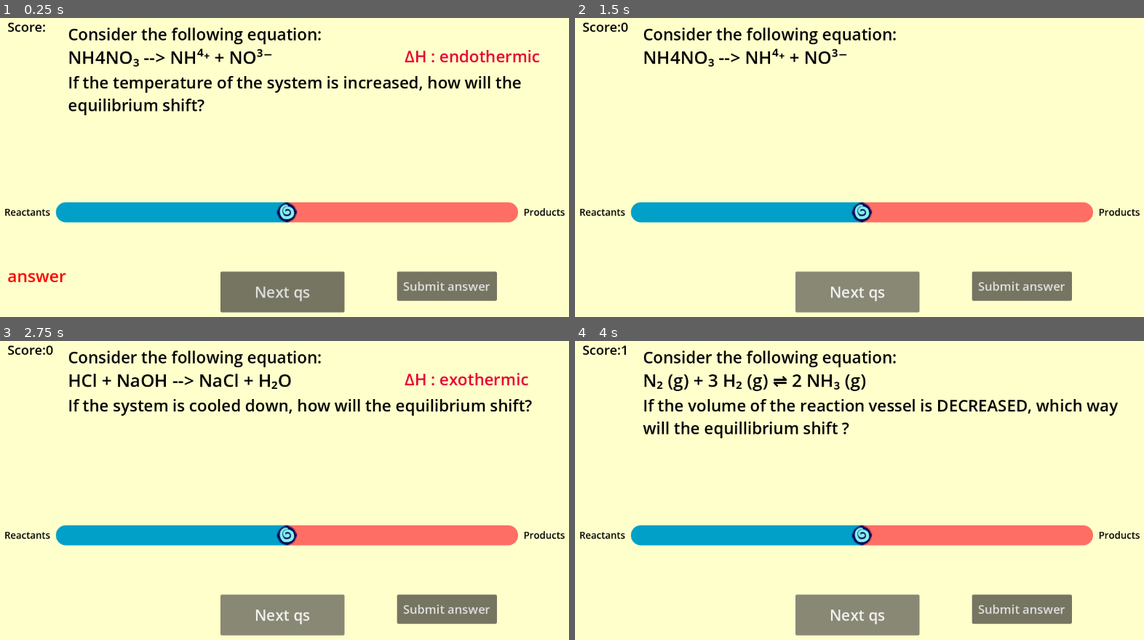
Above: before the commit, frames 1-4 (two rows, left to right).
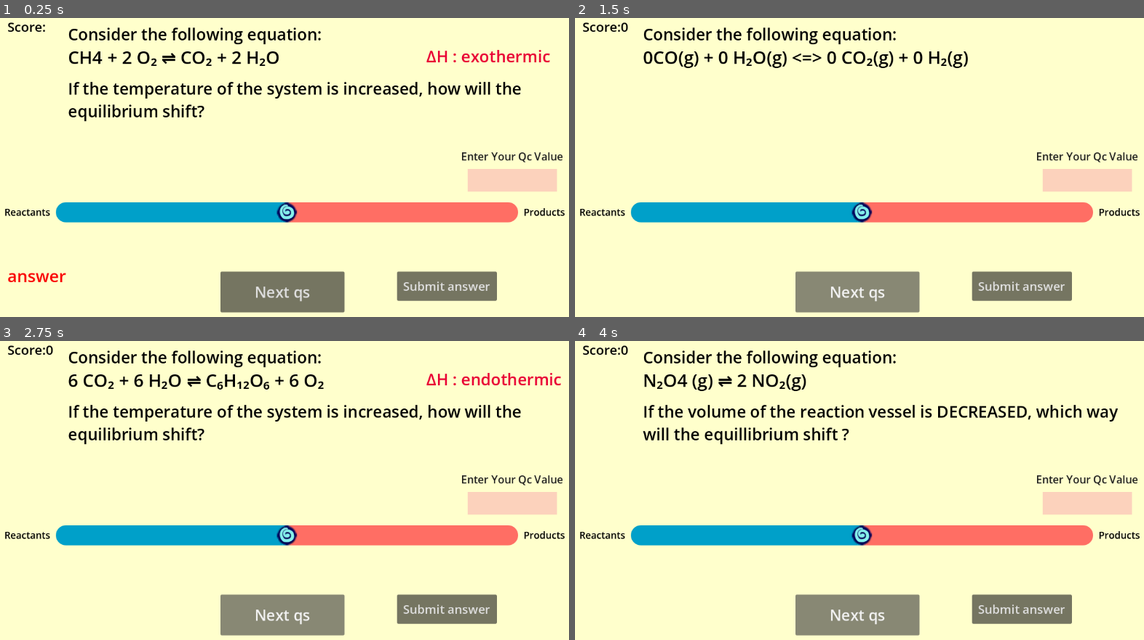
Above: after the commit, the same moments.

Repository: iisalut/Le-Chateliers-Principles-game
Game: Godot game, scene res://quiz.tscn
The game is run twice, just before and just after one commit, with the same random seed, the same clock (stepped at 60 frames per second) and the same inputs. The project has no main scene, so this scene is started directly.
Inputs:
- Up to frame 1 (0.25 s): no input
- Up to frame 2 (1.5 s): click "Submit answer" at 0.5 s; click "Next qs" at 1.25 s
- Up to frame 3 (2.75 s): click "Next qs" at 2 s
- Up to frame 4 (4 s): click "Submit answer" at 2.75 s; click "Next qs" at 3.5 s

The runs differ from the first frame. In frame 1, 5.8% of the frame differs, in the area x 12-99%, y 10-59%; in frame 2, 2.8%; in frame 3, 6.0%; in frame 4, 5.7%.
Error after the commit: Invalid access to property or key 'conc_num3' on a base object of type 'Node (qs_data.gd)'. (res://game_manager.gd:164)

Commit message:
added concentration problem + debugging display problem

Diff:
--- a/actual-le-chateliers/game_manager.gd
+++ b/actual-le-chateliers/game_manager.gd
@@ -9,6 +9,24 @@
 @onready var answer_label: RichTextLabel = $answer_label
 @onready var score_label: RichTextLabel = $"static stuff/score_label"
 @onready var question_description: RichTextLabel = $question_description
+@onready var line_edit: LineEdit = $LineEdit
+
+#--- conc dict-------
+var conc_num1=0
+var conc_num2=0
+var conc_num3=0
+var conc_num4=0
+
+var conc_qs_dict={
+		0: {str(conc_num1)+" N₂(g) + "+ str(conc_num2)+ " 3 H₂(g) <=> "+str(conc_num3)+ " 2 NH₃ (g)": 275.0},
+		1:{str(conc_num1)+" CH₃ COOH(aq) + "+str(conc_num2)+" C₂H5OH(aq) <=> "+str(conc_num3)+" CH₃ COOC₂H5(aq) + "+str(conc_num4)+" H₂O(l)": 4.0},
+		2:{str(conc_num1)+" N₂O4(g) <=> "+str(conc_num2)+" 2 NO₂(g)": 0.0046},
+		3:{str(conc_num1)+"H₂(g) + "+str(conc_num2)+" I₂(g) <=> "+str(conc_num3)+" 2 HI(g)":54.0},
+		4:{str(conc_num1)+" 2 SO₂(g) + "+str(conc_num2)+" O₂(g) <=> "+str(conc_num3)+" 2 SO₃(g)":4.3 }, # FIX 3: Added pow(conc_num1, 2) to match 2 SO₂
+		5:{str(conc_num1)+" PCl5(g) <=> "+str(conc_num2)+" PCl3(g) + "+str(conc_num3)+" Cl₂(g)": 0.042},
+		6:{str(conc_num1)+"CO(g) + "+str(conc_num2)+" H₂O(g) <=> "+str(conc_num3)+" CO₂(g) + "+str(conc_num4)+" H₂(g)":1.0}
+	}
+#--------------------------
 
 var score=0 # rn bug if player click submit button will inc :( fix later
 var qs_type=1 # first qs always temp BUT keeps track of which qs type (temp,vol,conc)
@@ -23,12 +41,13 @@
 func choose_temp_qs():  # HELPER chooses a temp qs from the temp dict
 	# already starts from the a random value and then
 	#goes into the actual rxn : enthalpy -> dict always loops through keys
-
+	random_select_temp= randi_range(0,5)
 	var inner_dict=QsData.temp_qs_dict[random_select_temp]
 	for rxn in inner_dict :
 
 		curr_qs= rxn
 		curr_enthalpy=inner_dict[rxn]
+	print("choosing new temp qs")
 
 func check_temp_ans(value: float) -> void: # HELPER checks temp answers
 	if(heat_added):
@@ -54,8 +73,8 @@
 			answer_label.text="correct !"
 			score+=1
 	score_label.text= "Score:"+str(score)
+	print("just checked answer and updated score")
 func display_temp(): # Displays temp labels
-	random_select_temp= randi_range(0,5)
 
 	choose_temp_qs() # uses helper
 	validate_qs(curr_qs,qs_type)
@@ -67,6 +86,8 @@
 	else:
 		question_description.text="If the system is cooled down, how will the equilibrium shift?"
 
+	print(" description added for temp  qs")
+
 
 #--------------------
 
@@ -78,10 +99,12 @@
 
 
 func choose_vol_qs():
+	random_select_vol= randi_range(0,6)
 	var inner_dict= QsData.vol_qs_dict[random_select_vol]
 	for rxn in inner_dict:
 		curr_qs=rxn
 		curr_max_vol_moles= inner_dict[rxn]
+	print("choosing new vol qs")
 
 func check_vol_ans(value: float) -> void:
 	if(vol_inc):
@@ -103,19 +126,91 @@
 		else:
 			answer_label.text="Wrong :("
 	score_label.text= "Score:"+str(score)
+	print("just checked answers and updated score")
 
 func display_vol():
-	vol_inc= 0.5<randf()
-	random_select_vol= randi_range(0,6)
 	choose_vol_qs()
 	validate_qs(curr_qs,qs_type)
 	question_label.text=curr_qs
+	vol_inc= 0.5<randf()
 	if (vol_inc==true):
 		question_description.text="If the volume of the reaction vessel is INCREASED, which way will the equillibrium shift ?"
 	else:
 		question_description.text="If the volume of the reaction vessel is DECREASED, which way will the equillibrium shift ?"
-
-#-------------------------------------------------------------------------------------
+		print(" description added for vol  qs")
+#-------------------------------------------------------------------------------
+
+#---conc variables and functions-----
+var random_select_conc=randi_range(0,6)
+var curr_Kc=""
+var corr_Qc=0
+
+var can_conc_activate= true
+func correct_Qc_calculation(): # need to update this for every added conc qs
+	match random_select_conc:
+		0:
+			corr_Qc = (pow(conc_num3, 2) / (conc_num1 * pow(conc_num2, 3)))
+		1:
+			corr_Qc = ((conc_num3 * conc_num4) / (conc_num1 * conc_num2))
+		2:
+			corr_Qc = (pow(conc_num2, 2) / conc_num1)
+		3:
+			corr_Qc = (pow(conc_num3, 2) / (conc_num1 * conc_num2))
+		4:
+			corr_Qc = (pow(conc_num3, 2) / (pow(conc_num1, 2) * conc_num2))
+		5:
+			corr_Qc = ((conc_num3 * conc_num2) / conc_num1)
+		6:
+			corr_Qc = ((QsData.conc_num3 * QsData.conc_num4) / (QsData.conc_num1 * QsData.conc_num2))
+
+func choose_conc_qs():
+	random_select_conc=randi_range(0,6)
+	conc_num1=snapped(randf_range(0.10,10.0),0.001)
+	conc_num2=snapped(randf_range(0.10,10.0),0.001)
+	conc_num3=snapped(randf_range(0.10,10.0),0.001)
+	conc_num4=snapped(randf_range(0.10,10.0),0.001)
+	var inner_dict=conc_qs_dict[random_select_conc]
+	for rxn in inner_dict:
+		curr_qs=rxn
+		curr_Kc= inner_dict[rxn]
+	correct_Qc_calculation()
+	print("choosing new conc qs")
+	print(" num1: "+str(conc_num1)+" num2: "+str(conc_num2)+" num3: "+str(conc_num3)+" num4: "+str(conc_num4))
+	print("current Kc "+str(curr_Kc))
+	print("correct Qc answer will be "+str(snapped(corr_Qc,0.001)))
+
+func check_conc_ans( user_Qc: String,value: float):
+	var float_Qc=snapped(float(user_Qc),0.001)
+	if(corr_Qc>curr_Kc):
+		print("right now"+str(corr_Qc)+" > "+str(curr_Kc))
+		if((corr_Qc==float_Qc) and (value<0)):
+			answer_label.text="correct ! both value"
+			score+=1
+		elif(corr_Qc==float_Qc):
+			answer_label.text="slider value wrong"
+		elif(value<0):
+			answer_label.text="Qc value wrong"
+		else:
+			answer_label.text="Slider and Qc values wrong"
+	else:
+		if(corr_Qc<curr_Kc):
+			print("right now"+str(corr_Qc)+" < "+str(curr_Kc))
+			if((corr_Qc==float_Qc) and (value>0)):
+				answer_label.text="correct ! both value"
+				score+=1
+			elif(corr_Qc==float_Qc):
+				answer_label.text="slider value wrong"
+			elif(value>0):
+				answer_label.text="Qc value wrong"
+			else:
+				answer_label.text="Slider and Qc values wrong"
+
+func display_conc():
+	choose_conc_qs()
+	validate_qs(curr_qs,qs_type)
+	question_label.text=curr_qs
+
+#----------------------------------------
 func validate_qs(current_qs, question_type):
 	# takes curr_qs and question_type figures out what type of question.
 	# if the chosen qs not in the finished_dict then that is the final chosen question and it is added to the finished_dict
@@ -128,14 +223,18 @@
 					QsData.temp_finished_qs.append(curr_qs)
 					QsData.full_finished_qs.append(curr_qs)
 					print(" finished_temp: "+ str(QsData.full_finished_qs))
+					print("validate temp just ran")
 					if QsData.temp_finished_qs.size()==6: # need to update this num everytime change num qs
 						can_temp_activate=false
+						print("all temp qs over")
 					break
 				else:
 					if QsData.temp_finished_qs.size()==6: # need to update this num everytime change num qs
 						can_temp_activate=false
+						print("all temp qs over")
 						break
 					choose_temp_qs()
+					print("need to find another question")
 					current_qs=curr_qs
 
 		elif question_type==2 and can_vol_activate :
@@ -145,23 +244,43 @@
 					QsData.vol_finished_qs.append(curr_qs)
 					QsData.full_finished_qs.append(curr_qs)
 					print(" finished_vol: "+ str(QsData.full_finished_qs))
+					print("validate vol just ran")
 					if QsData.vol_finished_qs.size()==7: # need to update this num everytime change num qs
 						can_vol_activate=false
+						print("all vol qs over")
 					break
 				else:
 					if QsData.vol_finished_qs.size()==7: # need to update this num everytime change num qs
 						can_vol_activate=false
+						print("all vol qs over")
 						break
 					choose_vol_qs()
+					print("need to find another question")
 					current_qs=curr_qs
 		else:
-			pass
+			while true:
+				if(!QsData.conc_finished_qs.has(current_qs)):
+					curr_qs=current_qs
+					QsData.conc_finished_qs.append(curr_qs)
+					QsData.full_finished_qs.append(curr_qs)
+					print(" finished_conc: "+ str(QsData.full_finished_qs))
+					print("validate conc just ran")
+					if QsData.conc_finished_qs.size()==7: # need to update this num everytime change num qs
+						can_conc_activate=false
+						print("all conc qs over")
+					break
+				else:
+					if QsData.conc_finished_qs.size()==7: # need to update this num everytime change num qs
+						can_conc_activate=false
+						print("all conc qs over")
+						break
+					choose_conc_qs()
+					print("need to find another question")
+					current_qs=curr_qs
 
 func _ready():
 	display_temp()
-
-
-
+	print(" num1: "+str(conc_num1)+" num2: "+str(conc_num2)+" num3: "+str(conc_num3)+" num4: "+str(conc_num4))
 func _on_submit_button_pressed() -> void: # displays answer label
 	var slider_value= slider.value
 	if (qs_type== 1):
@@ -169,21 +288,24 @@
 	elif (qs_type==2):
 		check_vol_ans(slider_value)
 	else:
-		pass #conc
+		check_conc_ans(line_edit.text,slider_value)
 
 func _on_button_pressed() -> void: # loads in new qs type out of 3 total
 
 	enthalpy_label.text=""
 	question_description.text=""
 	answer_label.text=""
+	line_edit.text=" "
 	qs_type= randi_range(1,3)
 
-	#if (qs_type== 1 ):
-	#	display_temp()
-	#elif (qs_type==2):
-	#	display_vol()
-	#else:
-	#	question_label.text="conc qs"
+	print("next qs button pressed")
+	if not can_temp_activate and not can_vol_activate and not can_conc_activate:
+		question_label.text = "Game Over! All questions completed."
+		enthalpy_label.text = ""
+		question_description.text = ""
+		answer_label.text = ""
+		return
+
 
 	match qs_type:
 		1:
@@ -197,4 +319,7 @@
 			else:
 				_on_button_pressed()
 		3:
-			pass
+			if (can_conc_activate):
+				display_conc()
+			else:
+				_on_button_pressed()
--- a/actual-le-chateliers/qs_data.gd
+++ b/actual-le-chateliers/qs_data.gd
@@ -1,11 +1,12 @@
 extends Node
 
-var temp_qs_dict={ 0: {"CH4 + 2 O₂ --> CO₂ + 2 H₂O" :"exothermic"},
-1:{"HCl + NaOH --> NaCl + H₂O": "exothermic"},
-2:{"C₆H₁₂O₆ +6 O₂ --> 6 CO₂ + 6 H₂O" :"exothermic"},
-3:{"6 CO₂ + 6 H₂O --> C₆H₁₂O₆ + 6 O₂" : "endothermic"},
-4:{"CaCO₃ --> CaO + CO₂" : "endothermic"},
-5:{"NH4NO₃ --> NH⁴⁺ + NO³⁻" : "endothermic"}
+
+var temp_qs_dict={ 0: {"CH4 + 2 O₂ ⇌ CO₂ + 2 H₂O" :"exothermic"},
+1:{"HCl + NaOH ⇌ NaCl + H₂O": "exothermic"},
+2:{"C₆H₁₂O₆ +6 O₂ ⇌ 6 CO₂ + 6 H₂O" :"exothermic"},
+3:{"6 CO₂ + 6 H₂O ⇌ C₆H₁₂O₆ + 6 O₂" : "endothermic"},
+4:{"CaCO₃ ⇌ CaO + CO₂" : "endothermic"},
+5:{"NH4NO₃ ⇌ NH⁴⁺ + NO³⁻" : "endothermic"}
 }
 
 var vol_qs_dict={ 0: {"N₂ (g) + 3 H₂ (g) ⇌ 2 NH₃ (g) ": "left"},
@@ -13,9 +14,12 @@
 2:{"N₂O4 (g) ⇌ 2 NO₂(g)": "right"},
 3:{"C₂H₂(g) + 2 H₂(g) ⇌ C₂H₆ (g)":"left"},
 4:{"CO (g) + 3 H₂ (g) ⇌ CH4 (g) + H₂O (g)":"left"},
-5:{"CH4 (g) + H₂O (g) <=> CO (g) + 3 H₂ (g)": "right"},
-6:{"PCl5 (g) ⇌ PCl3 (g) + Cl2 (g)":"right"}
+5:{"CH4 (g) + H₂O (g) ⇌ CO (g) + 3 H₂ (g)": "right"},
+6:{"PCl5 (g) ⇌ PCl₃ (g) + Cl₂ (g)":"right"}
 }
+
+
 var full_finished_qs=[]
 var temp_finished_qs=[]
+var conc_finished_qs=[]
 var vol_finished_qs=[]
--- a/actual-le-chateliers/quiz.tscn
+++ b/actual-le-chateliers/quiz.tscn
@@ -23,6 +23,9 @@
 
 [sub_resource type="StyleBoxEmpty" id="StyleBoxEmpty_hgkws"]
 
+[sub_resource type="StyleBoxFlat" id="StyleBoxFlat_k7kv1"]
+bg_color = Color(0.98779136, 0.82454944, 0.7354357, 1)
+
 [node name="quiz" type="Control" unique_id=987375832]
 layout_mode = 3
 anchors_preset = 15
@@ -43,8 +46,8 @@
 layout_mode = 0
 offset_left = 139.0
 offset_top = 75.0
-offset_right = 715.0
-offset_bottom = 127.0
+offset_right = 837.0
+offset_bottom = 206.0
 theme_override_colors/default_color = Color(0, 0, 0, 1)
 theme_override_font_sizes/normal_font_size = 35
 bbcode_enabled = true
@@ -52,9 +55,9 @@
 
 [node name="enthalpy_label" type="RichTextLabel" parent="." unique_id=1112398362]
 layout_mode = 0
-offset_left = 806.0
+offset_left = 849.0
 offset_top = 75.0
-offset_right = 1137.0
+offset_right = 1180.0
 offset_bottom = 139.0
 theme_override_colors/default_color = Color(0.9129348, 0, 0.20002878, 1)
 theme_override_font_sizes/normal_font_size = 32
@@ -140,6 +143,15 @@
 theme_override_font_sizes/normal_font_size = 19
 text = "Reactants"
 
+[node name="Qc value" type="RichTextLabel" parent="static stuff" unique_id=959320380]
+offset_left = 918.0
+offset_top = 282.0
+offset_right = 1142.0
+offset_bottom = 322.0
+theme_override_colors/default_color = Color(0.12041845, 0.12041845, 0.12041845, 1)
+theme_override_font_sizes/normal_font_size = 21
+text = "Enter Your Qc Value"
+
 [node name="answer_label" type="RichTextLabel" parent="." unique_id=1630171024]
 layout_mode = 0
 offset_left = 19.0
@@ -153,12 +165,21 @@
 [node name="question_description" type="RichTextLabel" parent="." unique_id=340068500]
 layout_mode = 0
 offset_left = 139.0
-offset_top = 127.0
+offset_top = 139.0
 offset_right = 1113.0
-offset_bottom = 244.0
+offset_bottom = 256.0
 theme_override_colors/default_color = Color(0, 0, 0, 1)
 theme_override_font_sizes/normal_font_size = 32
 text = "question description"
+
+[node name="LineEdit" type="LineEdit" parent="." unique_id=1496249676]
+layout_mode = 0
+offset_left = 931.0
+offset_top = 322.0
+offset_right = 1108.0
+offset_bottom = 367.0
+theme_override_colors/font_color = Color(0, 0, 0, 1)
+theme_override_styles/normal = SubResource("StyleBoxFlat_k7kv1")
 
 [connection signal="pressed" from="Button" to="." method="_on_button_pressed"]
 [connection signal="value_changed" from="slider stuff/slider" to="." method="_on_h_slider_2_value_changed"]
--- /dev/null
+++ b/actual-le-chateliers/start_game.gd
@@ -0,0 +1,6 @@
+extends Control
+@onready var button: Button = $Button
+
+
+func _on_button_pressed() -> void:
+	get_tree().change_scene_to_file("res://quiz.tscn")
--- a/actual-le-chateliers/start_game.tscn
+++ b/actual-le-chateliers/start_game.tscn
@@ -1,4 +1,6 @@
 [gd_scene format=3 uid="uid://dw6w1h0u8lc0s"]
+
+[ext_resource type="Script" uid="uid://ctlbs885ei0rr" path="res://start_game.gd" id="1_lhive"]
 
 [sub_resource type="StyleBoxFlat" id="StyleBoxFlat_8eptn"]
 bg_color = Color(0.98624766, 0.56294864, 0.6908011, 1)
@@ -8,13 +10,14 @@
 corner_radius_bottom_left = 10
 corner_detail = 20
 
-[node name="start game" type="Control" unique_id=2050876391]
+[node name="]\\" type="Control" unique_id=2050876391]
 layout_mode = 3
 anchors_preset = 15
 anchor_right = 1.0
 anchor_bottom = 1.0
 grow_horizontal = 2
 grow_vertical = 2
+script = ExtResource("1_lhive")
 
 [node name="ColorRect" type="ColorRect" parent="." unique_id=1128001262]
 layout_mode = 0
@@ -43,3 +46,5 @@
 theme_override_font_sizes/font_size = 56
 theme_override_styles/normal = SubResource("StyleBoxFlat_8eptn")
 text = "Play"
+
+[connection signal="pressed" from="Button" to="." method="_on_button_pressed"]
Not shown, added: actual-le-chateliers/start_game.gd.uid
